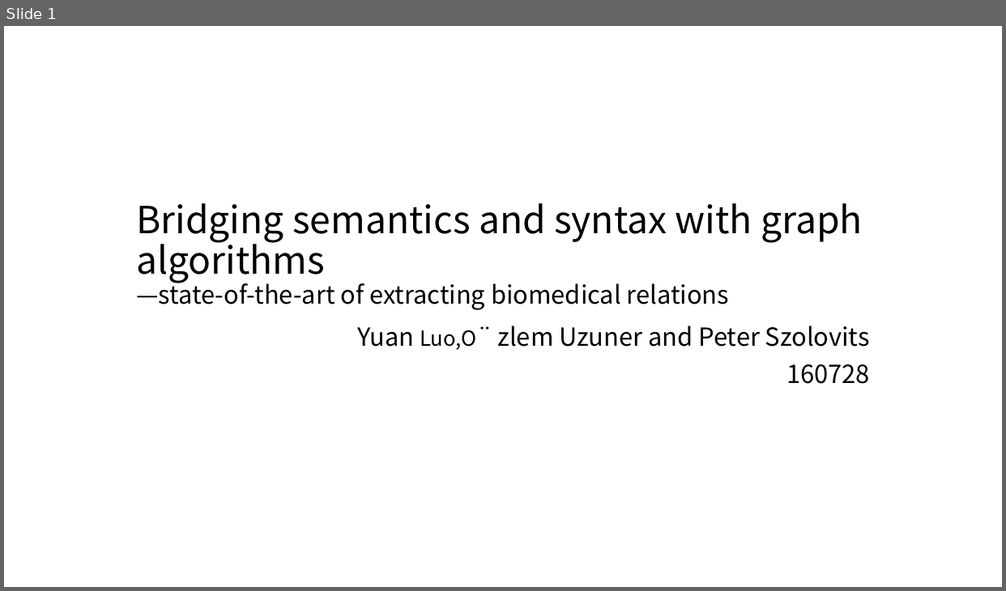
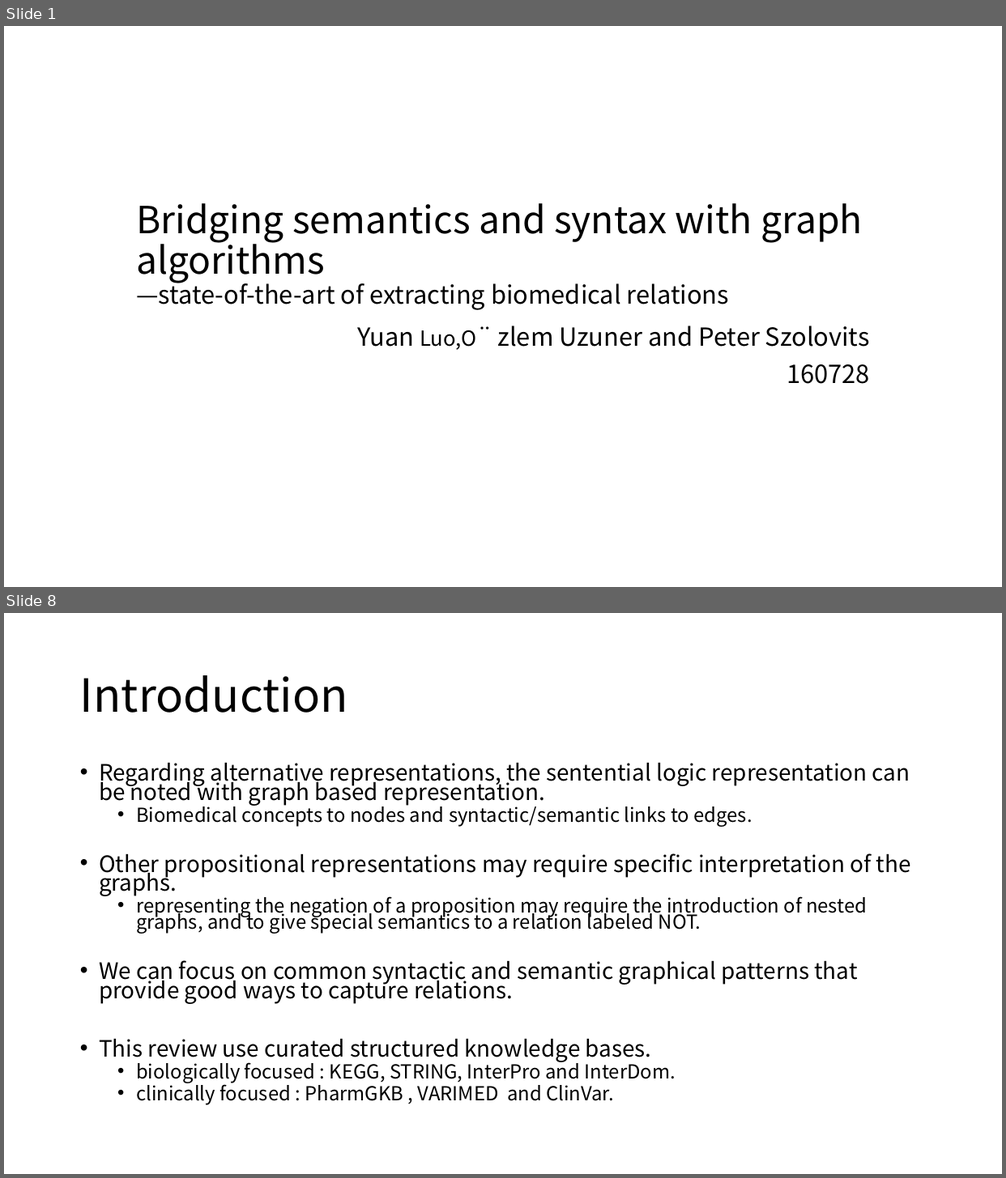
Before and after one commit to moklise/TIL, a slide deck: Review/Brief Bioinform_2016_Luo_Bridging semantics and syntax with graph algorithm/Bridging semantics and syntax with graph.pptx. Shown one above the other, each under a label of ours: slide 1 before the commit, slides 1 and 8 after it; the slides between them are not shown. The pictures are 1006x591 and 1006x1178 pixels, drawn with LibreOffice and Linux fonts; fonts in the diff are those of the drawing; background and template pictures are left out. Boxes give left, top, right and bottom in pixels: in the first picture for what was removed or moved away, otherwise in the second. Text is boxed around its words. In the diff, an @@ line names an element or a change of style, - is before the commit and + after.

Commit message:
Bridging semantics and syntax with graph algorithm2

```diff
--- a/Review/Brief Bioinform_2016_Luo_Bridging semantics and syntax with graph algorithm/Bridging semantics and syntax with graph.pptx
+++ b/Review/Brief Bioinform_2016_Luo_Bridging semantics and syntax with graph algorithm/Bridging semantics and syntax with graph.pptx
@@ slide 8 added at box(4, 613, 1002, 1174), background #FFFFFF @@
@@ title added at box(80, 675, 348, 713), 44 pt, text #000000 @@
+Introduction
@@ text added at box(99, 762, 911, 1105), 21.7 pt, text #000000 @@
+• Regarding alternative representations, the sentential logic representation can be noted with graph based representation.
+  • Biomedical concepts to nodes and syntactic/semantic links to edges.
+• Other propositional representations may require specific interpretation of the graphs.
+  • representing the negation of a proposition may require the introduction of nested graphs, and to give special semantics to a relation labeled NOT.
+• We can focus on common syntactic and semantic graphical patterns that provide good ways to capture relations.
+• This review use curated structured knowledge bases.
+  • biologically focused : KEGG, STRING, InterPro and InterDom.
+  • clinically focused : PharmGKB , VARIMED and ClinVar.
```
Also in this commit, not shown: 15 other slides added, 1 slide removed, 2 other files.
